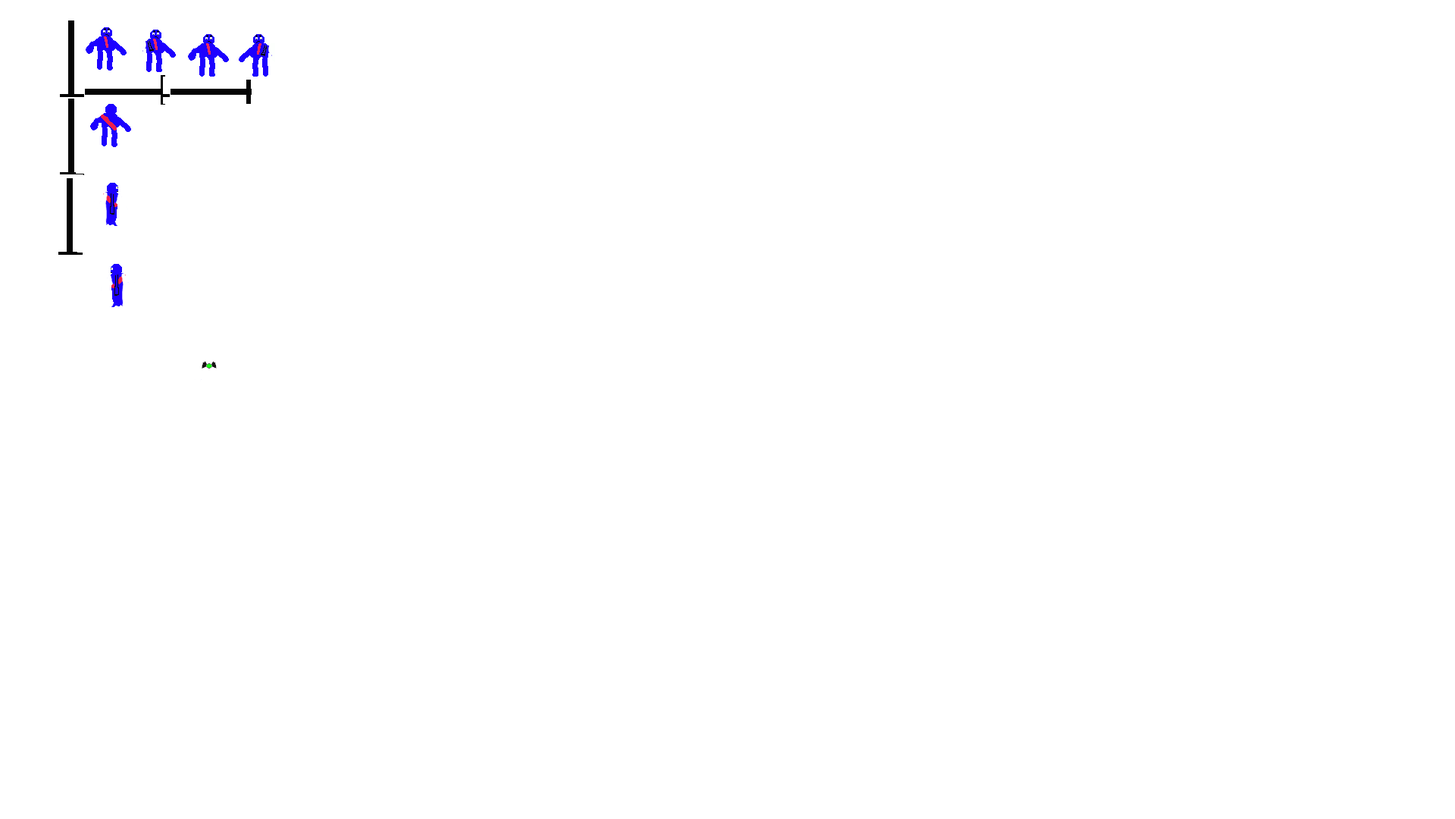
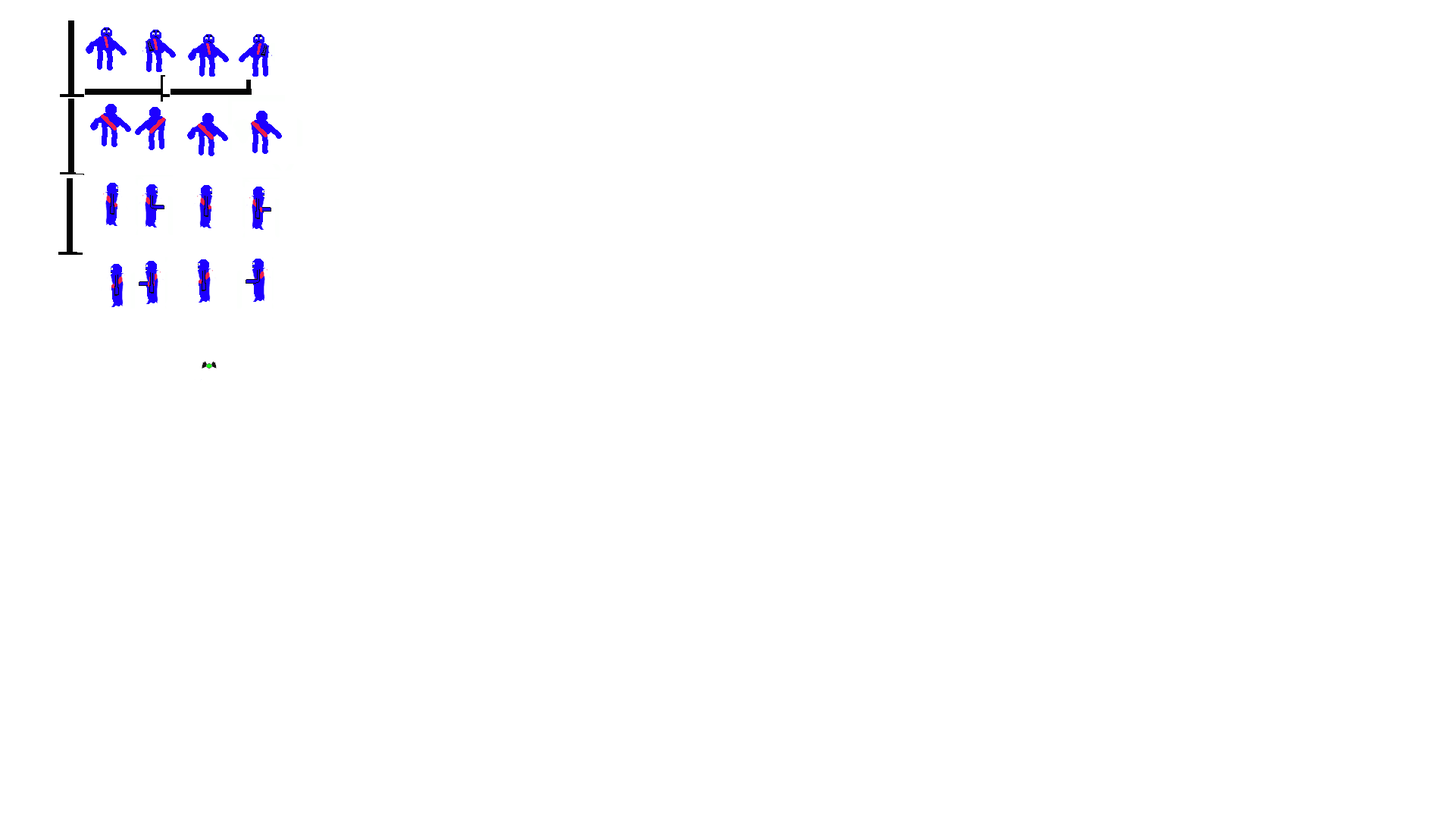
The second 1455×819 image is a revision of the first. Changes to its layers:
painted on "spritemaleman.bmp" over [125, 94, 282, 304]
